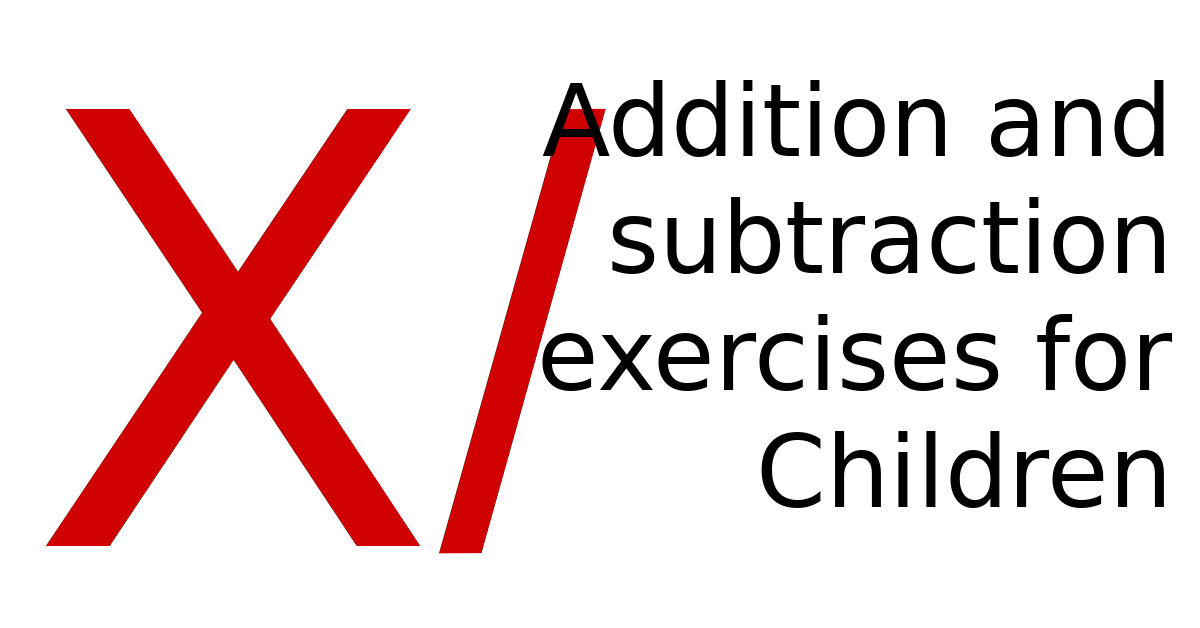
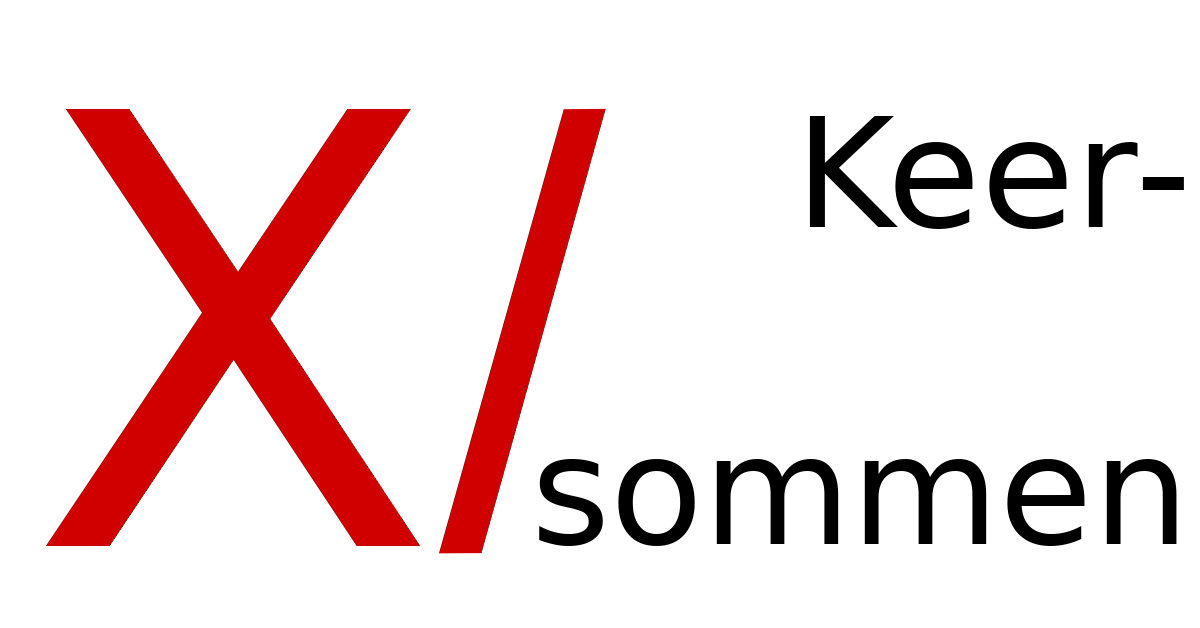
The second 1200px x 628px image is a revision of the first. Changes to its layers:
renamed "Addition and ..." to "Keer- ...", painted on it over left=539, top=80, right=1184, bottom=546
